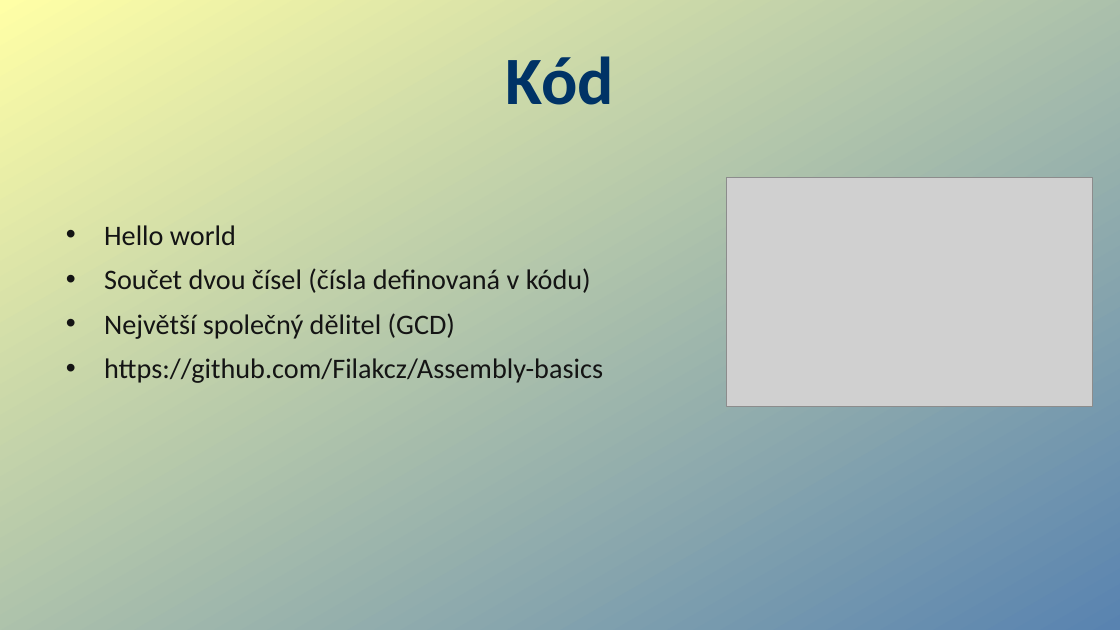
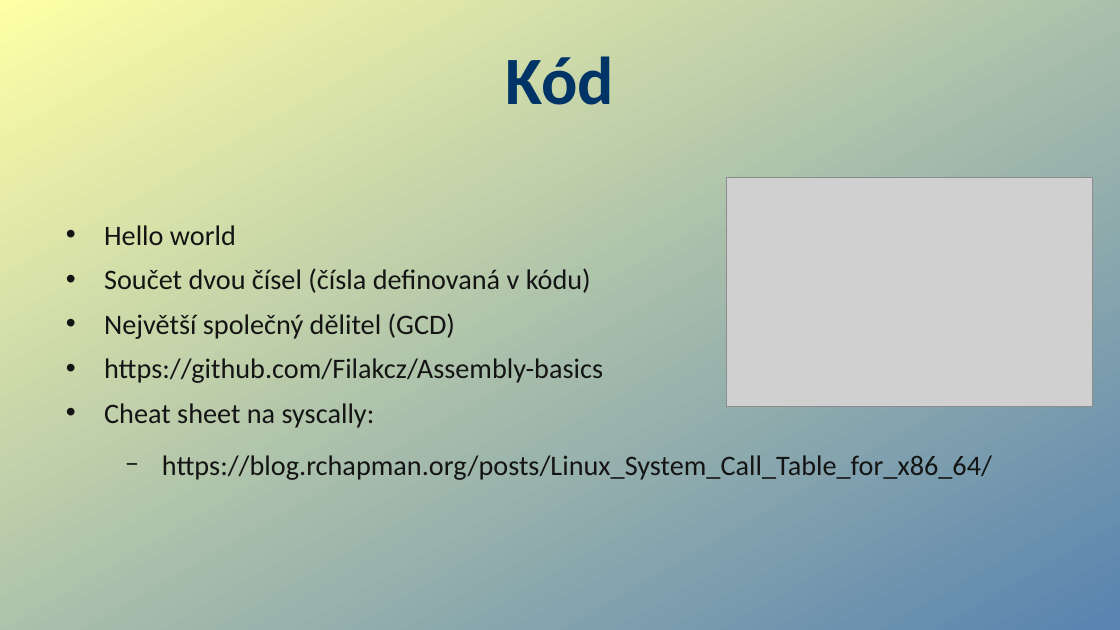
Before and after one commit to Filakcz/Assembly-basics, a slide deck: slide 5 of Assembly.odp. Drawn at 1120x630 pixels with LibreOffice and Linux fonts; fonts in the diff are those of the drawing; grey boxes stand for pictures. Boxes give left, top, right and bottom in pixels: in the first picture for what was removed or moved away, otherwise in the second. Text is boxed around its words. In the diff, an @@ line names an element or a change of style, - is before the commit and + after.

```diff
--- a/Assembly.odp
+++ b/Assembly.odp
@@ text at (x1=104, y1=403, x2=992, y2=480): paragraphs added @@
+• Cheat sheet na syscally:
+  − https://blog.rchapman.org/posts/Linux_System_Call_Table_for_x86_64/
```
Also in this commit, not shown: 2 other slides changed.
